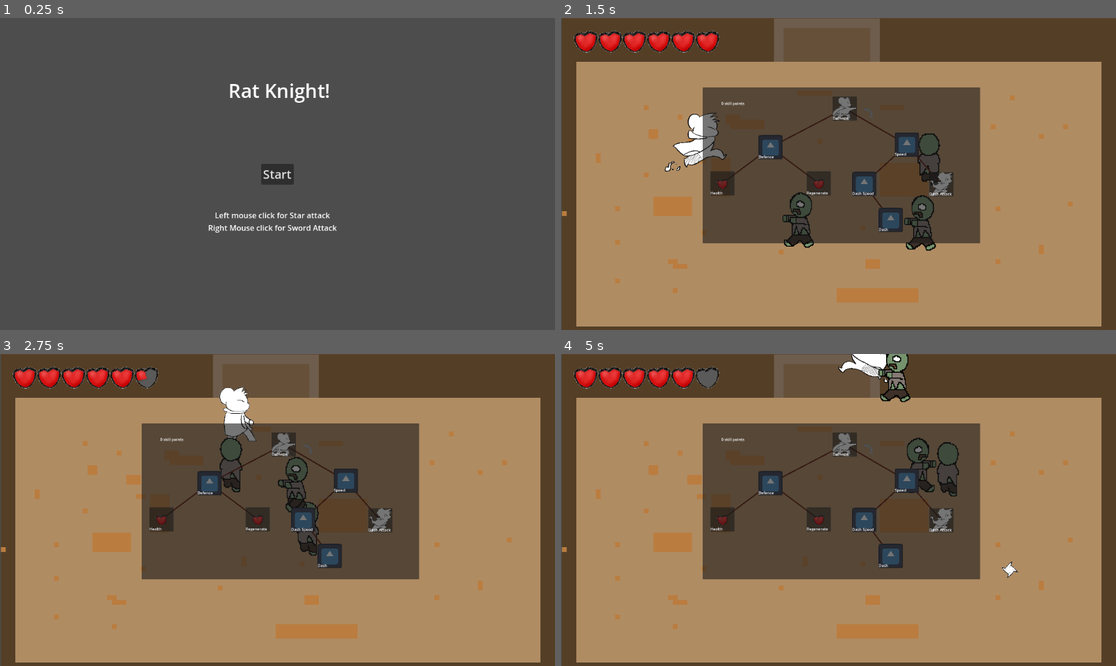
Above: before the commit, frames 1-4 (two rows, left to right).
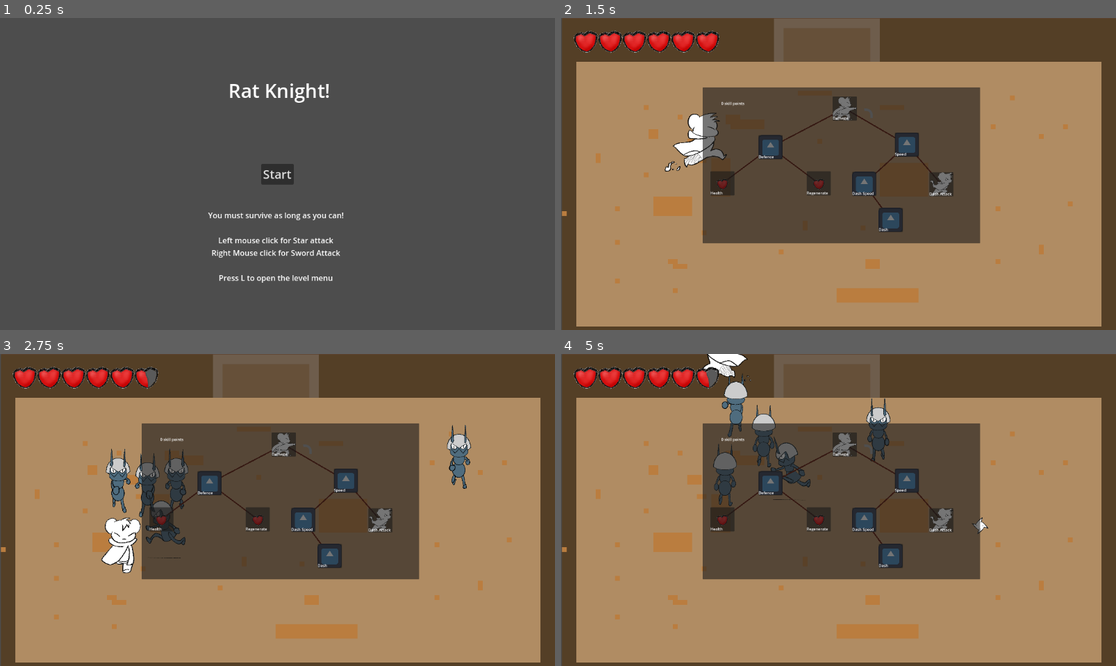
Above: after the commit, the same moments.

Repository: bcorrigall/ratknight
Game: Godot game, scene res://main_menu.tscn
Same seed, same stepped clock (60 frames per second), same inputs: the game is played once before the commit and once after it. The engine's default icon, where the game draws it, is replaced by a stand-in: a white triangle on a blue panel in a dark square.
Inputs (mouse positions are in pixels of both pictures, inside the frame that each line leads up to):
- Up to frame 1 (0.25 s): no input
- Up to frame 2 (1.5 s): click "Start" at 0.5 s; move the mouse to (960, 158) at 1.27 s; hold Right (move_right) from 1.28 s (still down); hold L (level) from 1.28 s (still down)
- Up to frame 3 (2.75 s): move the mouse to (166, 525) at 2.02 s; release Right (move_right) at 2.03 s; release L (level) at 2.03 s; hold S (move_down) from 2.03 s (still down); tap J (attack_light) at 2.1 s; tap L (level) at 2.3 s
- Up to frame 4 (5 s): move the mouse to (894, 441) at 2.77 s; release S (move_down) at 2.78 s; hold Right (move_right) 2.78-3.53 s; hold K (attack_spin) 2.78-3.53 s; tap L (level) at 3.05, 3.8, 4.55 s; move the mouse to (810, 572) at 3.52 s; hold Up (move_up) 3.53-4.28 s; tap Shift (dash) at 3.6 s; move the mouse to (1005, 556) at 4.27 s; press the mouse at (1005, 556) at 4.28 s; hold A (move_left) from 4.28 s (still down)

The runs differ from the first frame. In frame 1, 1.1% of the frame differs, in the area x 37-62%, y 62-85%; in frame 2, 1.0%; in frame 3, 4.5%, in the area x 18-85%, y 7-71%; in frame 4, 4.4%.

Commit message:
ant fighter

Diff:
--- a/enemy.gd
+++ b/enemy.gd
@@ -1,7 +1,7 @@
 extends CharacterBody2D
 
 
-@export var SPEED = 100
+@export var SPEED = 150
 @export var health = 100
 @export var damage = 5
 
@@ -17,8 +17,9 @@
 var jerk_upper_bound = 0.2
 var noise = Vector2(randf_range(jerk_lower_bound, jerk_upper_bound), randf_range(jerk_lower_bound, jerk_upper_bound))
 var speed_boost = 0
+var attacking = false
 
-@export var experience = 500
+@export var experience = 150
 
 func _ready():
 	$JerkTimer.start(jerk_time)
@@ -28,45 +29,42 @@
 	playerposition = player.position
 	targetposition = (playerposition - position).normalized()
 
-	if global_position.distance_to(player.global_position) > 150:
+	if global_position.distance_to(player.global_position) > 200:
 		targetposition += noise.normalized()
 		speed_boost = 0
 	else:
 		speed_boost = 50
 
 
-	if position.distance_to(playerposition) > 30:
+	if ((position.distance_to(playerposition) > 30) and !attacking):
 		velocity = targetposition*(SPEED+speed_boost)
 		move_and_slide()
 		if targetposition.x > 0 and targetposition.y > 0:
 			if targetposition.x > targetposition.y:
-				$AnimatedSprite2D.animation = "side"
+				$AnimatedSprite2D.animation = "move_side"
 				$AnimatedSprite2D.flip_h = false
 			elif targetposition.y > targetposition.x:
-				$AnimatedSprite2D.animation = "front"
+				$AnimatedSprite2D.animation = "move_front"
 		elif targetposition.x < 0 and targetposition.y > 0:
 			if -targetposition.x > targetposition.y:
-				$AnimatedSprite2D.animation = "side"
+				$AnimatedSprite2D.animation = "move_side"
 				$AnimatedSprite2D.flip_h = true
 			elif targetposition.y > -targetposition.x:
-				$AnimatedSprite2D.animation = "front"
+				$AnimatedSprite2D.animation = "move_front"
 		elif targetposition.x > 0 and targetposition.y < 0:
 			if targetposition.x > -targetposition.y:
-				$AnimatedSprite2D.animation = "side"
+				$AnimatedSprite2D.animation = "move_side"
 				$AnimatedSprite2D.flip_h = false
 			elif -targetposition.y > targetposition.x:
-				$AnimatedSprite2D.animation = "back"
+				$AnimatedSprite2D.animation = "move_back"
 		else:
 			if -targetposition.x > -targetposition.y:
-				$AnimatedSprite2D.animation = "side"
+				$AnimatedSprite2D.animation = "move_side"
 				$AnimatedSprite2D.flip_h = true
 			elif -targetposition.y > -targetposition.x:
-				$AnimatedSprite2D.animation = "back"
+				$AnimatedSprite2D.animation = "move_back"
 
 		$AnimatedSprite2D.play()
-
-	else:
-		$AnimatedSprite2D.stop()
 
 	if health < 1:
 		death()
@@ -90,6 +88,11 @@
 func _on_hurt_box_area_entered(area):
 	if(area.name.match("Sword") and area.get_parent().visible or area.name.match("AttackArea")):
 		get_damage()
+	elif(area.name.match("theRatArea2D")):
+		$AttackTimer.start(0.2)
+		$AnimatedSprite2D.animation = "attack_side"
+
+		attacking = true
 	else:
 		return
 
@@ -105,3 +108,6 @@
 func _on_jerk_timer_timeout():
 	$JerkTimer.start(jerk_time)
 	noise = Vector2(randf_range(jerk_lower_bound, jerk_upper_bound), randf_range(jerk_lower_bound, jerk_upper_bound))
+
+func _on_attack_timer_timeout():
+	attacking = false
--- a/enemy.tscn
+++ b/enemy.tscn
@@ -1,51 +1,159 @@
-[gd_scene load_steps=15 format=3 uid="uid://bd1rvmtjug7o8"]
+[gd_scene load_steps=37 format=3 uid="uid://bd1rvmtjug7o8"]
 
 [ext_resource type="Script" path="res://enemy.gd" id="1_4tbc6"]
-[ext_resource type="Texture2D" uid="uid://d3aewvc48naq" path="res://assets/test/zombie/back/back1.png" id="2_80xee"]
-[ext_resource type="Texture2D" uid="uid://ccjoj1at5nrq3" path="res://assets/test/zombie/back/back2.png" id="3_0n8e7"]
-[ext_resource type="Texture2D" uid="uid://clam86g4835yb" path="res://assets/test/zombie/front/front1.png" id="4_tped0"]
-[ext_resource type="Texture2D" uid="uid://2eqke8n28jk6" path="res://assets/test/zombie/front/front3.png" id="5_v5rhu"]
-[ext_resource type="Texture2D" uid="uid://c4767f3q7b7uu" path="res://assets/test/zombie/front/front2.png" id="6_7y86m"]
-[ext_resource type="Texture2D" uid="uid://vbg3tlg0ejja" path="res://assets/test/zombie/side/side1.png" id="7_yhfok"]
-[ext_resource type="Texture2D" uid="uid://dx7mc42b7fa0y" path="res://assets/test/zombie/side/side2.png" id="8_3uw0j"]
+[ext_resource type="Texture2D" uid="uid://blnakttrwrjas" path="res://assets/enemies/antFighter/attack(side)/0.png" id="2_cyluj"]
+[ext_resource type="Texture2D" uid="uid://blv5e6d5y5lvd" path="res://assets/enemies/antFighter/move_back/back.png" id="2_hplpv"]
+[ext_resource type="Texture2D" uid="uid://bxch2xhyskm5w" path="res://assets/enemies/antFighter/attack(side)/1.png" id="3_id7g3"]
+[ext_resource type="Texture2D" uid="uid://ct8n4p3yta8vy" path="res://assets/enemies/antFighter/move_front/front.png" id="3_l5wl1"]
+[ext_resource type="Texture2D" uid="uid://c3uxis2aaathp" path="res://assets/enemies/antFighter/attack(side)/2.png" id="4_0hshd"]
+[ext_resource type="Texture2D" uid="uid://cacyemixrkfj0" path="res://assets/enemies/antFighter/move_side/side.png" id="4_42p2l"]
+[ext_resource type="Texture2D" uid="uid://johx64v3xmf7" path="res://assets/enemies/antFighter/attack(side)/3.png" id="5_glnjp"]
+[ext_resource type="Texture2D" uid="uid://fnxwxk166yey" path="res://assets/enemies/antFighter/move_back/1.png" id="5_krsqe"]
+[ext_resource type="Texture2D" uid="uid://bc3grb7rmq078" path="res://assets/enemies/antFighter/move_back/2.png" id="6_m5ykh"]
+[ext_resource type="Texture2D" uid="uid://dl3vvublkp4ik" path="res://assets/enemies/antFighter/attack(side)/4.png" id="6_ype3v"]
+[ext_resource type="Texture2D" uid="uid://c20nk8d8tsbk6" path="res://assets/enemies/antFighter/move_back/3.png" id="7_b3ycb"]
+[ext_resource type="Texture2D" uid="uid://diwblvrk7lbhs" path="res://assets/enemies/antFighter/attack(side)/5.png" id="7_nvf24"]
+[ext_resource type="Texture2D" uid="uid://c617uy1yeo1t" path="res://assets/enemies/antFighter/move_back/4.png" id="8_b7ha2"]
+[ext_resource type="Texture2D" uid="uid://c7spixydrplu6" path="res://assets/enemies/antFighter/move_back/5.png" id="9_rxdg4"]
+[ext_resource type="Texture2D" uid="uid://d2h8b2mho81dc" path="res://assets/enemies/antFighter/move_back/6.png" id="10_x7mvi"]
+[ext_resource type="Texture2D" uid="uid://cxp0qfmnjgr6d" path="res://assets/enemies/antFighter/move_front/1.png" id="11_2rbfg"]
+[ext_resource type="Texture2D" uid="uid://y1em1xlnmkkk" path="res://assets/enemies/antFighter/move_front/2.png" id="12_knodq"]
+[ext_resource type="Texture2D" uid="uid://bl2w41tefgal5" path="res://assets/enemies/antFighter/move_front/3.png" id="13_v47sx"]
+[ext_resource type="Texture2D" uid="uid://cgkh5vncybvi4" path="res://assets/enemies/antFighter/move_front/4.png" id="14_s68ec"]
+[ext_resource type="Texture2D" uid="uid://or4m4j7abex0" path="res://assets/enemies/antFighter/move_front/5.png" id="15_8qt3j"]
+[ext_resource type="Texture2D" uid="uid://dxsl5kqhapuix" path="res://assets/enemies/antFighter/move_front/6.png" id="16_dgwkd"]
+[ext_resource type="Texture2D" uid="uid://y3ueknl2vfxp" path="res://assets/enemies/antFighter/move_side/1.png" id="17_mi656"]
+[ext_resource type="Texture2D" uid="uid://bwt7qsmu17xik" path="res://assets/enemies/antFighter/move_side/2.png" id="18_hyegm"]
+[ext_resource type="Texture2D" uid="uid://c5b2wt6u7jpuy" path="res://assets/enemies/antFighter/move_side/3.png" id="19_sg61l"]
+[ext_resource type="Texture2D" uid="uid://ch1o7ehoflplm" path="res://assets/enemies/antFighter/move_side/4.png" id="20_gxllo"]
+[ext_resource type="Texture2D" uid="uid://c5hthp577uo07" path="res://assets/enemies/antFighter/move_side/5.png" id="21_embnh"]
+[ext_resource type="Texture2D" uid="uid://8s0oanf8utab" path="res://assets/enemies/antFighter/move_side/6.png" id="22_egr1b"]
+[ext_resource type="Texture2D" uid="uid://cc8xyl17se1u8" path="res://assets/enemies/antFighter/move_side/7.png" id="23_a8u3r"]
+[ext_resource type="Texture2D" uid="uid://ded4e7gg4lnu7" path="res://assets/enemies/antFighter/move_side/8.png" id="24_fxfxy"]
 
 [sub_resource type="SpriteFrames" id="SpriteFrames_1gqbj"]
 animations = [{
 "frames": [{
 "duration": 1.0,
-"texture": ExtResource("2_80xee")
-}, {
-"duration": 1.0,
-"texture": ExtResource("3_0n8e7")
-}],
-"loop": true,
-"name": &"back",
-"speed": 5.0
-}, {
-"frames": [{
-"duration": 1.0,
-"texture": ExtResource("4_tped0")
-}, {
-"duration": 1.0,
-"texture": ExtResource("5_v5rhu")
-}, {
-"duration": 1.0,
-"texture": ExtResource("6_7y86m")
-}],
-"loop": true,
-"name": &"front",
-"speed": 5.0
-}, {
-"frames": [{
-"duration": 1.0,
-"texture": ExtResource("7_yhfok")
-}, {
-"duration": 1.0,
-"texture": ExtResource("8_3uw0j")
-}],
-"loop": true,
-"name": &"side",
-"speed": 5.0
+"texture": ExtResource("2_cyluj")
+}, {
+"duration": 1.0,
+"texture": ExtResource("3_id7g3")
+}, {
+"duration": 1.0,
+"texture": ExtResource("4_0hshd")
+}, {
+"duration": 1.0,
+"texture": ExtResource("5_glnjp")
+}, {
+"duration": 1.0,
+"texture": ExtResource("6_ype3v")
+}, {
+"duration": 1.0,
+"texture": ExtResource("7_nvf24")
+}],
+"loop": true,
+"name": &"attack_side",
+"speed": 12.0
+}, {
+"frames": [{
+"duration": 1.0,
+"texture": ExtResource("2_hplpv")
+}],
+"loop": true,
+"name": &"idle_back",
+"speed": 5.0
+}, {
+"frames": [{
+"duration": 1.0,
+"texture": ExtResource("3_l5wl1")
+}],
+"loop": true,
+"name": &"idle_front",
+"speed": 5.0
+}, {
+"frames": [{
+"duration": 1.0,
+"texture": ExtResource("4_42p2l")
+}],
+"loop": true,
+"name": &"idle_side",
+"speed": 5.0
+}, {
+"frames": [{
+"duration": 1.0,
+"texture": ExtResource("5_krsqe")
+}, {
+"duration": 1.0,
+"texture": ExtResource("6_m5ykh")
+}, {
+"duration": 1.0,
+"texture": ExtResource("7_b3ycb")
+}, {
+"duration": 1.0,
+"texture": ExtResource("8_b7ha2")
+}, {
+"duration": 1.0,
+"texture": ExtResource("9_rxdg4")
+}, {
+"duration": 1.0,
+"texture": ExtResource("10_x7mvi")
+}],
+"loop": true,
+"name": &"move_back",
+"speed": 5.0
+}, {
+"frames": [{
+"duration": 1.0,
+"texture": ExtResource("11_2rbfg")
+}, {
+"duration": 1.0,
+"texture": ExtResource("12_knodq")
+}, {
+"duration": 1.0,
+"texture": ExtResource("13_v47sx")
+}, {
+"duration": 1.0,
+"texture": ExtResource("14_s68ec")
+}, {
+"duration": 1.0,
+"texture": ExtResource("15_8qt3j")
+}, {
+"duration": 1.0,
+"texture": ExtResource("16_dgwkd")
+}],
+"loop": true,
+"name": &"move_front",
+"speed": 5.0
+}, {
+"frames": [{
+"duration": 1.0,
+"texture": ExtResource("17_mi656")
+}, {
+"duration": 1.0,
+"texture": ExtResource("18_hyegm")
+}, {
+"duration": 1.0,
+"texture": ExtResource("19_sg61l")
+}, {
+"duration": 1.0,
+"texture": ExtResource("20_gxllo")
+}, {
+"duration": 1.0,
+"texture": ExtResource("21_embnh")
+}, {
+"duration": 1.0,
+"texture": ExtResource("22_egr1b")
+}, {
+"duration": 1.0,
+"texture": ExtResource("23_a8u3r")
+}, {
+"duration": 1.0,
+"texture": ExtResource("24_fxfxy")
+}],
+"loop": true,
+"name": &"move_side",
+"speed": 8.0
 }]
 
 [sub_resource type="CapsuleShape2D" id="CapsuleShape2D_0oxnu"]
@@ -101,7 +209,8 @@
 clip_children = 2
 scale = Vector2(0.138125, 0.151875)
 sprite_frames = SubResource("SpriteFrames_1gqbj")
-animation = &"front"
+animation = &"attack_side"
+frame_progress = 0.714659
 
 [node name="ColorRect" type="ColorRect" parent="AnimatedSprite2D"]
 offset_left = -463.348
@@ -113,12 +222,6 @@
 [node name="CollisionShape2D" type="CollisionShape2D" parent="."]
 shape = SubResource("CapsuleShape2D_0oxnu")
 
-[node name="HitBox" type="Area2D" parent="."]
-visible = false
-
-[node name="CollisionShape2D" type="CollisionShape2D" parent="HitBox"]
-shape = SubResource("CapsuleShape2D_lfd7g")
-
 [node name="HurtBox" type="Area2D" parent="."]
 
 [node name="CollisionShape2D" type="CollisionShape2D" parent="HurtBox"]
@@ -133,6 +236,9 @@
 
 [node name="JerkTimer" type="Timer" parent="."]
 
+[node name="AttackTimer" type="Timer" parent="."]
+
 [connection signal="area_entered" from="HurtBox" to="." method="_on_hurt_box_area_entered"]
 [connection signal="timeout" from="Timer" to="." method="_on_timer_timeout"]
 [connection signal="timeout" from="JerkTimer" to="." method="_on_jerk_timer_timeout"]
+[connection signal="timeout" from="AttackTimer" to="." method="_on_attack_timer_timeout"]
--- a/enemySpawner.gd
+++ b/enemySpawner.gd
@@ -1,22 +1,30 @@
 extends Node
 @export var enemy = preload("res://enemy.tscn")
-
-
-
+@export var monster_time = 8
+@export var starting_monsters = 4
+@export var starting_timer = 1
+var start_spawn = false
 
 # Called when the node enters the scene tree for the first time.
 func _ready():
 	print("im here")
-	$monsterTime.start()
+	$MonsterTimer.start(1)
 
-
-# Called every frame. 'delta' is the elapsed time since the previous frame.
-func _process(delta):
-	pass
-
-func _on_monster_time_timeout():
-
+func spawn_monster():
 	var enemyt = enemy.instantiate()
 	enemyt.position.x = randi_range(31,1057)
 	enemyt.position.y = randi_range(93,456)
+	print(enemyt.get_node("CollisionShape2D"))
+	print(get_parent())
 	get_parent().add_child(enemyt)
+
+func _on_monster_time_timeout():
+	if(start_spawn == false):
+		for i in range(starting_monsters):
+			spawn_monster()
+		start_spawn = true
+	else:
+		$MonsterTimer.start(monster_time)
+		if(monster_time >= 2.4):
+			monster_time *= 0.9
+		spawn_monster()
--- a/enemy_spawner.tscn
+++ b/enemy_spawner.tscn
@@ -5,7 +5,7 @@
 [node name="enemySpawner" type="Node2D"]
 script = ExtResource("1_86hrx")
 
-[node name="monsterTime" type="Timer" parent="."]
-wait_time = 10.0
+[node name="MonsterTimer" type="Timer" parent="."]
+wait_time = 8.0
 
-[connection signal="timeout" from="monsterTime" to="." method="_on_monster_time_timeout"]
+[connection signal="timeout" from="MonsterTimer" to="." method="_on_monster_time_timeout"]
--- a/main.tscn
+++ b/main.tscn
@@ -1,8 +1,7 @@
-[gd_scene load_steps=11 format=3 uid="uid://ck24t8ix5ipiv"]
+[gd_scene load_steps=10 format=3 uid="uid://ck24t8ix5ipiv"]
 
 [ext_resource type="Script" path="res://main.gd" id="1_kb2s1"]
 [ext_resource type="PackedScene" uid="uid://ct7akgrsmoosc" path="res://the_rat.tscn" id="2_fgrnw"]
-[ext_resource type="PackedScene" uid="uid://bd1rvmtjug7o8" path="res://enemy.tscn" id="3_d7vqg"]
 [ext_resource type="Texture2D" uid="uid://bow5v7o1kvoam" path="res://assets/tileset.png" id="3_f0uep"]
 [ext_resource type="PackedScene" uid="uid://ctyd5jhqe7mis" path="res://hud.tscn" id="5_57i1q"]
 [ext_resource type="PackedScene" uid="uid://chon0078cvn0t" path="res://item.tscn" id="6_ebi3h"]
@@ -53,21 +52,7 @@
 [node name="Item" parent="." instance=ExtResource("6_ebi3h")]
 position = Vector2(319, 204)
 
-[node name="Enemy" parent="." instance=ExtResource("3_d7vqg")]
-z_index = 1
-position = Vector2(660, 512)
-
-[node name="Enemy2" parent="." instance=ExtResource("3_d7vqg")]
-z_index = 1
-position = Vector2(906, 521)
-
-[node name="Enemy3" parent="." instance=ExtResource("3_d7vqg")]
-z_index = 1
-position = Vector2(780, 360)
-
 [node name="Trap" parent="." instance=ExtResource("7_nj3te")]
 position = Vector2(638, 198)
 
 [node name="enemySpawner" parent="." instance=ExtResource("8_hi4nx")]
-
-[editable path="Enemy"]
--- a/main_menu.tscn
+++ b/main_menu.tscn
@@ -39,8 +39,12 @@
 offset_top = 398.0
 offset_right = 700.0
 offset_bottom = 447.0
-text = "Left mouse click for Star attack
+text = "You must survive as long as you can!
+
+Left mouse click for Star attack
 Right Mouse click for Sword Attack
+
+Press L to open the level menu
 "
 horizontal_alignment = 1
 vertical_alignment = 1
--- a/playerMovement.gd
+++ b/playerMovement.gd
@@ -197,6 +197,9 @@
 	position += velocity * delta
 	position = position.clamp(Vector2.ZERO, screen_size)
 
+	if(health <- 0):
+		death()
+
 func attack_light():
 	if(!attacking):
 		var mouse_direction = (get_global_mouse_position() - global_position).normalized()
@@ -227,6 +230,10 @@
 		await animations.animation_finished
 		weapon.disable()
 
+func death():
+	var simultaneous_scene = load("res://main_menu.tscn").instantiate()
+	get_node("/root/Main").queue_free()
+	get_tree().root.add_child(simultaneous_scene)
 
 func _on_area_2d_body_entered(body):
 	print(body)
Binary file added: assets/enemies/antFighter/attack(side)/0.png
Not shown, added: assets/enemies/antFighter/attack(side)/0.png.import
Binary file added: assets/enemies/antFighter/attack(side)/1.png
Not shown, added: assets/enemies/antFighter/attack(side)/1.png.import
Binary file added: assets/enemies/antFighter/attack(side)/2.png
Not shown, added: assets/enemies/antFighter/attack(side)/2.png.import
Binary file added: assets/enemies/antFighter/attack(side)/3.png
Not shown, added: assets/enemies/antFighter/attack(side)/3.png.import
Binary file added: assets/enemies/antFighter/attack(side)/4.png
Not shown, added: assets/enemies/antFighter/attack(side)/4.png.import
Binary file added: assets/enemies/antFighter/attack(side)/5.png
Not shown, added: assets/enemies/antFighter/attack(side)/5.png.import
(and 103 more such lines)
